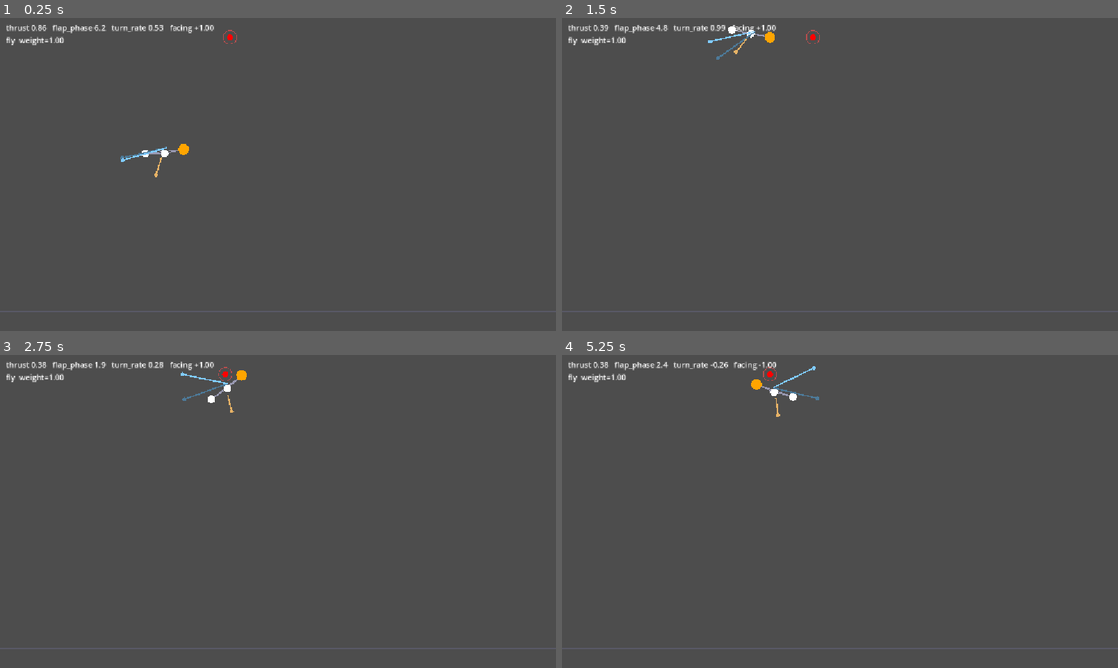
Above: before the commit, frames 1-4 (two rows, left to right).
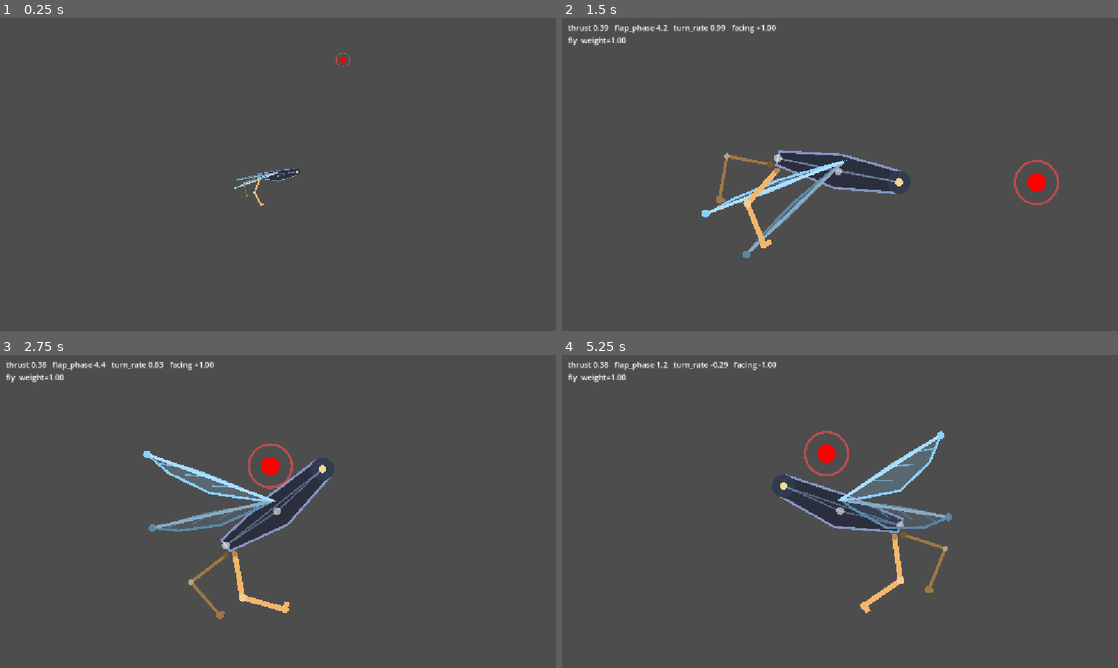
Above: after the commit, the same moments.

Repository: Dxtobi/another-world
Game: Godot game, scene res://creature_framework/dev/creature_test.tscn
Same seed, same stepped clock (60 frames per second), same inputs: the game is played once before the commit and once after it. This scene is started directly instead of the project's main scene.
Inputs (mouse positions are in pixels of both pictures, inside the frame that each line leads up to):
- Up to frame 1 (0.25 s): no input
- Up to frame 2 (1.5 s): tap Enter at 0.5 s; move the mouse to (962, 158) at 0.52 s; hold D (move_right) 0.53-1.25 s; hold W (jump) 0.53-1.25 s; tap Z at 0.6 s; click (962, 158) at 0.67 s; drag from (728, 190) to (812, 237) at 1.27 s
- Up to frame 3 (2.75 s): move the mouse to (333, 442) at 2.02 s; hold D (move_right) from 2.03 s (still down); hold W (jump) from 2.03 s (still down); tap Shift (dash) at 2.1 s
- Up to frame 4 (5.25 s): release D (move_right) at 2.75 s; release W (jump) at 2.75 s; drag from (812, 574) to (673, 464) at 2.77 s; move the mouse to (1006, 558) at 3.52 s; press the mouse at (1006, 558) at 3.53 s; hold A (move_left) 3.53-4.25 s; tap W (jump) at 3.77, 3.8, 4.07 s; release the mouse at (1006, 558) at 4.25 s; drag from (673, 464) to (756, 433) at 4.27 s; move the mouse to (867, 511) at 5.02 s; hold B (backflip) from 5.03 s (still down); hold W (jump) from 5.03 s (still down); tap Q (weapon_next) at 5.1 s; click (867, 511) at 5.17 s

The runs differ from the first frame. In frame 1, 1.6% of the frame differs, in the area x 0-100%, y 2-94%; in frame 2, 4.4%; in frame 3, 5.0%; in frame 4, 5.2%.

Commit message:
Debug view: readable wings and two-jointed legs
The vector debug view has to carry the read until T7 art, and it was drawing
four limbs as one line from a dot.

- body: tapered hull through the three spine points + head disc
- wings: leading edge, swept trailing edge and feather ribs; one presentation
  scalar widens the chord and shortens the span, so a downstroke (or a turn
  through edge-on) reads short-and-broad toward camera, recovery long-and-thin
  side-on. This is the Rain World depth swap in lines.
- legs: two bones (0.52 reach each) with the knee from the law of cosines,
  bending backwards; far leg is foreshortened (0.72 reach), thinner and darker,
  and the legs stride in antiphase, so they read as two legs at different depths
- limbs anchor to the interpolated body, so they stay welded at speed
- rig: wings on the shoulder point, legs on the hip point with separate offsets
- dev scene: Z toggles a 3.2x follow camera for close visual QA
- docs: formulas recorded in DESIGN_NOTES, debug-view notes in README

60 s run: peak_speed=552 peak_tip_jump=74 bad=0.

Diff:
--- a/creature_framework/core/creature.gd
+++ b/creature_framework/core/creature.gd
@@ -85,6 +85,13 @@
     return body.pos[lm.anchor_point] + dir_to_world(lm.local_offset)
 
 
+## Same anchor, but on the interpolated render position, so the debug limbs stay
+## welded to the interpolated body hull at high speed.
+func anchor_render(limb_index: int, alpha: float) -> Vector2:
+    var lm: LimbDef = rig.limbs[limb_index]
+    return body.render_pos(lm.anchor_point, alpha) + dir_to_world(lm.local_offset)
+
+
 # ---------------------------------------------------------------- debug view (circles and lines only)
 func _draw() -> void:
     if body == null or not debug_draw:
@@ -96,24 +103,130 @@
     for i in n:
         rp[i] = to_local(body.render_pos(i, alpha))
 
+    _draw_body(rp)
     for l in rig.links:
-        draw_line(rp[l.a], rp[l.b], Color(0.6, 0.6, 0.7), 2.0)
+        draw_line(rp[l.a], rp[l.b], Color(0.6, 0.65, 0.8, 0.45), 1.0)
     for i in n:
-        if i == rig.front_point:
-            draw_circle(rp[i], 11.0, Color.ORANGE)
-        else:
-            draw_circle(rp[i], 8.0, Color.WHITE)
+        draw_circle(rp[i], 2.5, Color(1.0, 1.0, 1.0, 0.55))
 
     for i in rig.limbs.size():
         var lm: LimbDef = rig.limbs[i]
-        var col: Color = Color(0.5, 0.8, 1.0) if lm.kind == &"wing" else Color(0.9, 0.7, 0.4)
+        var is_wing: bool = lm.kind == &"wing"
+        var col: Color = Color(0.55, 0.82, 1.0) if is_wing else Color(0.95, 0.72, 0.42)
         if lm.lane < 0:
-            col = col.darkened(0.4)
-        var a: Vector2 = to_local(anchor_pos(i))
-        var t: Vector2 = to_local(limb_tip[i])
-        draw_line(a, t, col, 3.0)
-        draw_circle(t, 4.0, col)
+            col = col.darkened(0.35)
+        var a: Vector2 = to_local(anchor_render(i, alpha))
+        var t: Vector2 = to_local(anchor_render(i, alpha) + (limb_tip[i] - anchor_pos(i)))
+        if is_wing:
+            _draw_wing(a, t, col, lm)
+        else:
+            _draw_leg(a, t, col, lm)
+            draw_circle(t, 2.5, col)
 
     if intent.has_goal:
         draw_circle(to_local(intent.goal), 6.0, Color.RED)
         draw_arc(to_local(intent.goal), 14.0, 0.0, TAU, 24, Color(1.0, 0.3, 0.3, 0.6), 1.5)
+
+
+## Translucent tapered hull through the three spine points, so the limbs read as
+## attached to a body instead of four lines growing out of one dot. Debug only.
+func _draw_body(rp: PackedVector2Array) -> void:
+    var f: Vector2 = rp[rig.front_point]
+    var m: Vector2 = rp[rig.center_point]
+    var r: Vector2 = rp[rig.rear_point]
+    var axis: Vector2 = f - r
+    if axis.length_squared() < 0.0001:
+        return
+    var perp: Vector2 = axis.normalized().orthogonal()
+    # Widen toward the middle, taper at the head and into a tail.
+    var rf: float = 7.0
+    var rm: float = 11.0
+    var rr: float = 4.5
+    var poly: PackedVector2Array = PackedVector2Array([
+        f + perp * rf, m + perp * rm, r + perp * rr,
+        r - perp * rr, m - perp * rm, f - perp * rf,
+    ])
+    draw_colored_polygon(poly, Color(0.15, 0.17, 0.23, 0.88))
+    var outline: PackedVector2Array = poly.duplicate()
+    outline.append(poly[0])
+    draw_polyline(outline, Color(0.55, 0.62, 0.82, 0.9), 1.5)
+    draw_circle(f, rf + 0.5, Color(0.19, 0.23, 0.31, 0.95))
+    draw_circle(f, 2.5, Color.ORANGE)
+
+
+## A wing, not a fan: leading edge from the shoulder to the tip, a trailing edge
+## that sweeps back, and 3 feather ribs. Depth is sold by span and chord together —
+## turning toward camera makes it SHORT AND BROAD, edge-on makes it LONG AND THIN.
+func _draw_wing(a: Vector2, tip: Vector2, col: Color, lm: LimbDef) -> void:
+    var v: Vector2 = tip - a
+    var length: float = v.length()
+    if length < 1.0:
+        return
+    var d: Vector2 = v / length
+    var ds: float = maxf(0.0, -cos(flap_phase))                 # 0 on recovery, 1 mid downstroke
+    var presentation: float = clampf(0.62 * ds + 0.38 * (1.0 - absf(facing)), 0.0, 1.0)
+    var span: float = length * lerpf(1.0, 0.58, presentation)
+    var chord: float = lerpf(4.0, 34.0, presentation)
+    if lm.lane < 0:
+        chord *= 0.84
+        span *= 0.92
+    var t: Vector2 = a + d * span
+
+    # Trailing edge points backwards in the body frame, flattened onto the wing plane.
+    var back_w: Vector2 = dir_to_world(Vector2(-1.0, 0.0))
+    var back: Vector2 = (to_local(back_w) - to_local(Vector2.ZERO))
+    var trail: Vector2 = back - d * back.dot(d)
+    if trail.length_squared() < 0.0001:
+        trail = d.orthogonal()
+    trail = trail.normalized()
+
+    var edge_1: Vector2 = a + d * (span * 0.12) + trail * chord * 0.30
+    var edge_2: Vector2 = a + d * (span * 0.46) + trail * chord * 0.90
+    var edge_3: Vector2 = a + d * (span * 0.80) + trail * chord * 0.62
+    var lead: Vector2 = a + d * (span * 0.55) - trail * 1.2
+    var poly: PackedVector2Array = PackedVector2Array([a, edge_1, edge_2, edge_3, t, lead])
+    draw_colored_polygon(poly, Color(col.r, col.g, col.b, 0.20))
+    var outline: PackedVector2Array = poly.duplicate()
+    outline.append(poly[0])
+    draw_polyline(outline, col, 1.6)
+    for k: float in [0.30, 0.52, 0.74]:
+        var base: Vector2 = a + d * (span * k)
+        draw_line(base, a + d * (span * (k + 0.16)) + trail * chord * (0.55 - 0.35 * k),
+            col.darkened(0.15), 1.0)
+    draw_line(a, t, col.lightened(0.3), 2.0)          # leading edge, reads as the bone
+    draw_circle(t, 2.5, col)
+
+
+## Leg drawn as two bones with a knee. Depth reads through weight, not just colour:
+## the far leg is thinner, shorter (foreshortened) and darker than the near one.
+func _draw_leg(a: Vector2, tip: Vector2, col: Color, lm: LimbDef) -> void:
+    var near: bool = lm.lane > 0
+    var thigh: float = lm.reach * 0.52
+    var shin: float = lm.reach * 0.52
+    var back_w: Vector2 = dir_to_world(Vector2(-1.0, 0.0))
+    var bend: Vector2 = to_local(back_w) - to_local(Vector2.ZERO)
+    var knee: Vector2 = _two_bone_knee(a, tip, thigh, shin, bend)
+    var w: float = 3.5 if near else 2.0
+    draw_line(a, knee, col, w)
+    draw_line(knee, tip, col, w)
+    draw_circle(a, 2.0, col.darkened(0.25))
+    draw_circle(knee, 2.5 if near else 1.8, col.lightened(0.3))
+    # Short foot segment so the leg ends in a claw instead of a dot.
+    var shin_dir: Vector2 = (tip - knee).normalized()
+    if shin_dir.length_squared() > 0.0001:
+        var foot: Vector2 = tip + shin_dir.orthogonal() * (5.0 if near else 3.5)
+        draw_line(tip, foot, col, w)
+
+
+func _two_bone_knee(a: Vector2, tip: Vector2, thigh: float, shin: float, bend: Vector2) -> Vector2:
+    var d: Vector2 = tip - a
+    var dist: float = clampf(d.length(), 1.0, thigh + shin - 0.5)
+    var dir: Vector2 = d.normalized() if d.length() > 0.001 else Vector2.DOWN
+    var along: float = (thigh * thigh + dist * dist - shin * shin) / (2.0 * dist)
+    along = clampf(along, 0.0, thigh)
+    var height: float = sqrt(maxf(0.0, thigh * thigh - along * along))
+    var side: Vector2 = bend - dir * bend.dot(dir)       # perpendicular part of the bend hint
+    if side.length_squared() < 0.0001:
+        side = dir.orthogonal()
+    side = side.normalized()
+    return a + dir * along + side * height
--- a/creature_framework/dev/creature_test.gd
+++ b/creature_framework/dev/creature_test.gd
@@ -5,6 +5,7 @@
 var creature: Creature
 var world: WorldQuery
 var label: Label
+var _cam: Camera2D
 
 var demo: bool = true
 var _metrics_t: float = 0.0
@@ -36,6 +37,13 @@
 	label = Label.new()
 	label.position = Vector2(12.0, 8.0)
 	layer.add_child(label)
+
+	# QA camera: follows the creature so a zoomed close-up is one key away (Z).
+	# At zoom 1 the framing is unchanged.
+	_cam = Camera2D.new()
+	_cam.zoom = Vector2.ONE
+	add_child(_cam)
+	_cam.make_current()
 
 
 func _physics_process(dt: float) -> void:
@@ -83,6 +91,14 @@
 
 func _process(_dt: float) -> void:
 	queue_redraw()
+	if _cam != null:
+		_cam.position = creature.body.pos[creature.rig.center_point]
+
+
+func _unhandled_input(event: InputEvent) -> void:
+	var key: InputEventKey = event as InputEventKey
+	if key != null and key.pressed and not key.echo and key.keycode == KEY_Z:
+		_cam.zoom = Vector2.ONE if _cam.zoom.x > 1.5 else Vector2(3.2, 3.2)
 	var lines: PackedStringArray = PackedStringArray()
 	lines.append("thrust %.2f   flap_phase %.1f   turn_rate %.2f   facing %+.2f" % [creature.thrust, creature.flap_phase, creature.turn_rate, creature.facing])
 	for l in creature.loco.locomotors:
--- a/creature_framework/locomotors/fly_locomotor.gd
+++ b/creature_framework/locomotors/fly_locomotor.gd
@@ -36,7 +36,7 @@
     var max_accel: float = c.tune(&"fly_accel", 900.0)
     var freq_min: float = c.tune(&"fly_freq_min", 1.5)
     var freq_max: float = c.tune(&"fly_freq_max", 5.0)
-    var wing_amp: float = c.tune(&"fly_wing_amp", 1.1)
+    var wing_amp: float = c.tune(&"fly_wing_amp", 1.35)
     var hover_thrust: float = c.tune(&"fly_hover_thrust", 0.38)   # baseline effort so lift survives the arrive-stop
     var hold_k: float = c.tune(&"fly_hold_k", 14.0)               # spring toward goal altitude (accel per px of error)
     var hold_cap: float = c.tune(&"fly_hold_cap", 1100.0)         # saturation of the hold spring
@@ -96,5 +96,12 @@
             var wing_dir: Vector2 = Vector2.from_angle(PI + swing + float(lm.lane) * 0.22)
             out.set_limb_target(i, anchor + c.dir_to_world(wing_dir) * lm.reach)
         elif lm.kind == &"leg":
-            var leg_dir: Vector2 = Vector2(-0.45, 1.0).normalized()   # dangle down and back
-            out.set_limb_target(i, anchor + c.dir_to_world(leg_dir) * lm.reach * 0.8)
+            # Two legs, not one line copied twice: the far leg splays further out,
+            # sits shorter (it is behind the body) and strides in opposition to the
+            # near leg. The debug view draws it thinner and darker.
+            var near: bool = lm.lane > 0
+            var splay: float = float(lm.lane) * (0.30 if near else 0.44)
+            var stride: float = sin(c.flap_phase * 0.5 + (0.0 if near else PI)) * 0.15
+            var leg_dir: Vector2 = Vector2(-0.35 + splay + stride, 1.0).normalized()
+            var stretch: float = 0.90 if near else 0.72
+            out.set_limb_target(i, anchor + c.dir_to_world(leg_dir) * lm.reach * stretch)
--- a/creature_framework/rigs/vulture_rig.gd
+++ b/creature_framework/rigs/vulture_rig.gd
@@ -18,10 +18,12 @@
     rig.links.append(_link(1, 2, 40.0, 1.0))
     rig.links.append(_link(0, 2, 80.0, 0.15))   # weak bend-resist link: spine can flex but not fold
 
-    rig.limbs.append(_limb(&"wing_far", &"wing", 1, Vector2(6.0, -8.0), 95.0, -1))
-    rig.limbs.append(_limb(&"wing_near", &"wing", 1, Vector2(6.0, -8.0), 95.0, 1))
-    rig.limbs.append(_limb(&"leg_far", &"leg", 1, Vector2(-8.0, 10.0), 45.0, -1))
-    rig.limbs.append(_limb(&"leg_near", &"leg", 1, Vector2(-8.0, 10.0), 45.0, 1))
+    # Wings at the shoulders (centre point), legs at the hips (rear point), so the
+    # four limbs are not a star from one dot.
+    rig.limbs.append(_limb(&"wing_far", &"wing", 1, Vector2(2.0, -7.0), 95.0, -1))
+    rig.limbs.append(_limb(&"wing_near", &"wing", 1, Vector2(2.0, -7.0), 95.0, 1))
+    rig.limbs.append(_limb(&"leg_far", &"leg", 2, Vector2(-4.0, 5.0), 55.0, -1))
+    rig.limbs.append(_limb(&"leg_near", &"leg", 2, Vector2(1.0, 8.0), 55.0, 1))
 
     rig.locomotors.append(FlyLocomotor)
     return rig
--- a/scenes/world/chain_test.tscn
+++ /dev/null
@@ -1,6 +0,0 @@
-[gd_scene format=3 uid="uid://c3uykxrwtjn7p"]
-
-[ext_resource type="Script" path="res://scenes/world/chain_test.gd" id="1_chain"]
-
-[node name="ChainTest" type="Node2D" unique_id=1148781930]
-script = ExtResource("1_chain")
Not shown, changed: creature_framework/README.md
Not shown, changed: creature_framework/docs/DESIGN_NOTES.md
